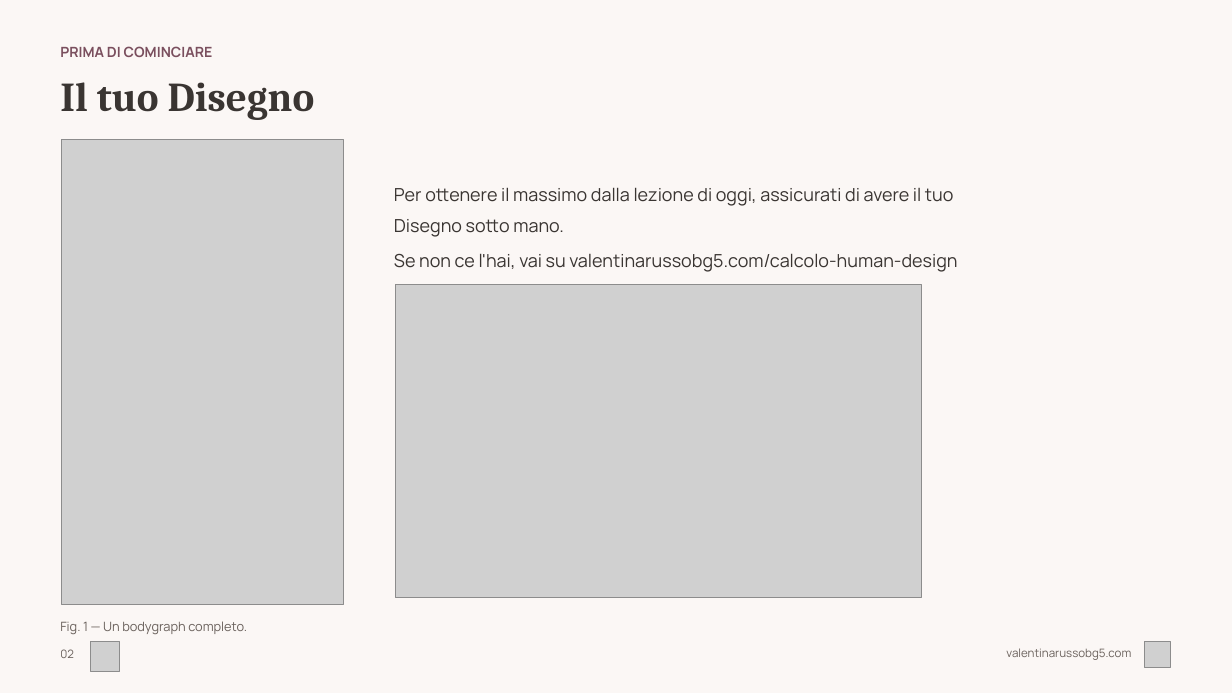
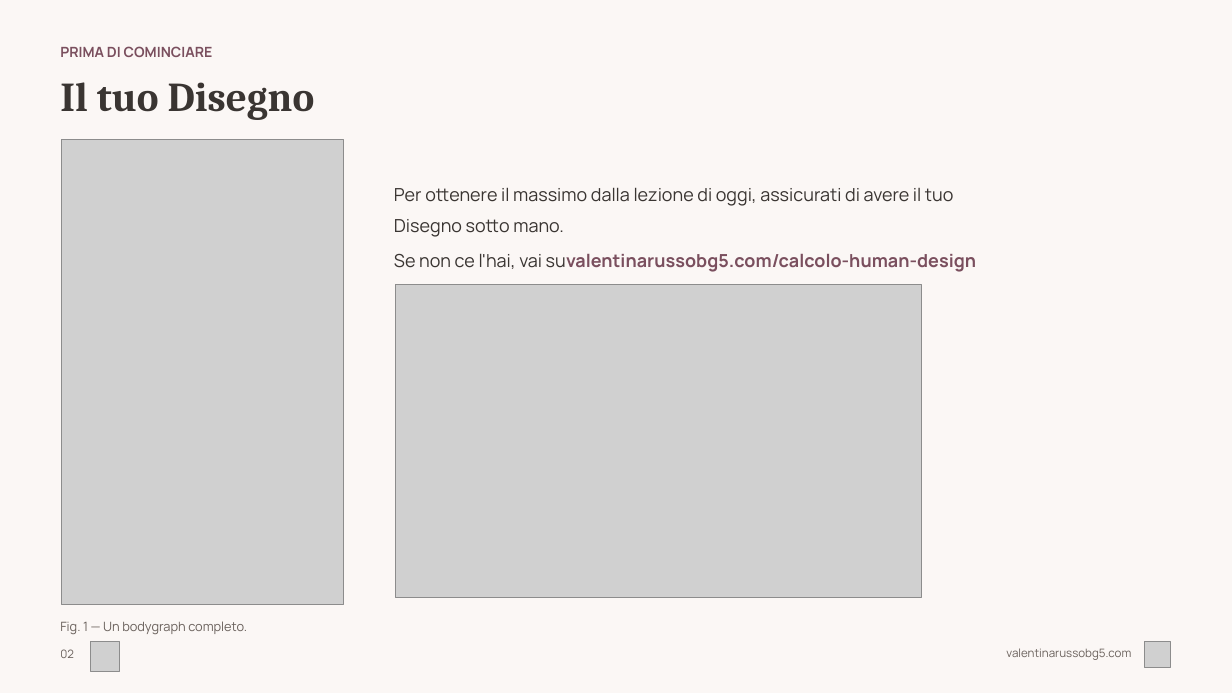
Before and after one commit to valentina-russo/valentinarusso-site, a slide deck: slide 2 of grav-site/root/kit-corso/corso-base-hd.pptx. Drawn at 1232x693 pixels with LibreOffice and Linux fonts; fonts in the diff are those of the drawing; grey boxes stand for pictures. Boxes give left, top, right and bottom in pixels: in the first picture for what was removed or moved away, otherwise in the second. Text is boxed around its words. In the diff, an @@ line names an element or a change of style, - is before the commit and + after.

```diff
--- a/grav-site/root/kit-corso/corso-base-hd.pptx
+++ b/grav-site/root/kit-corso/corso-base-hd.pptx
@@ text at [394,253,976,272]: text changed; text colour #3A3532 to #7A4F5E; bold on @@
-Se non ce l'hai, vai su valentinarussobg5.com/calcolo-human-design
+Se non ce l'hai, vai suvalentinarussobg5.com/calcolo-human-design
```
Also in this commit, not shown: 4 other slides changed, 1 other file.
